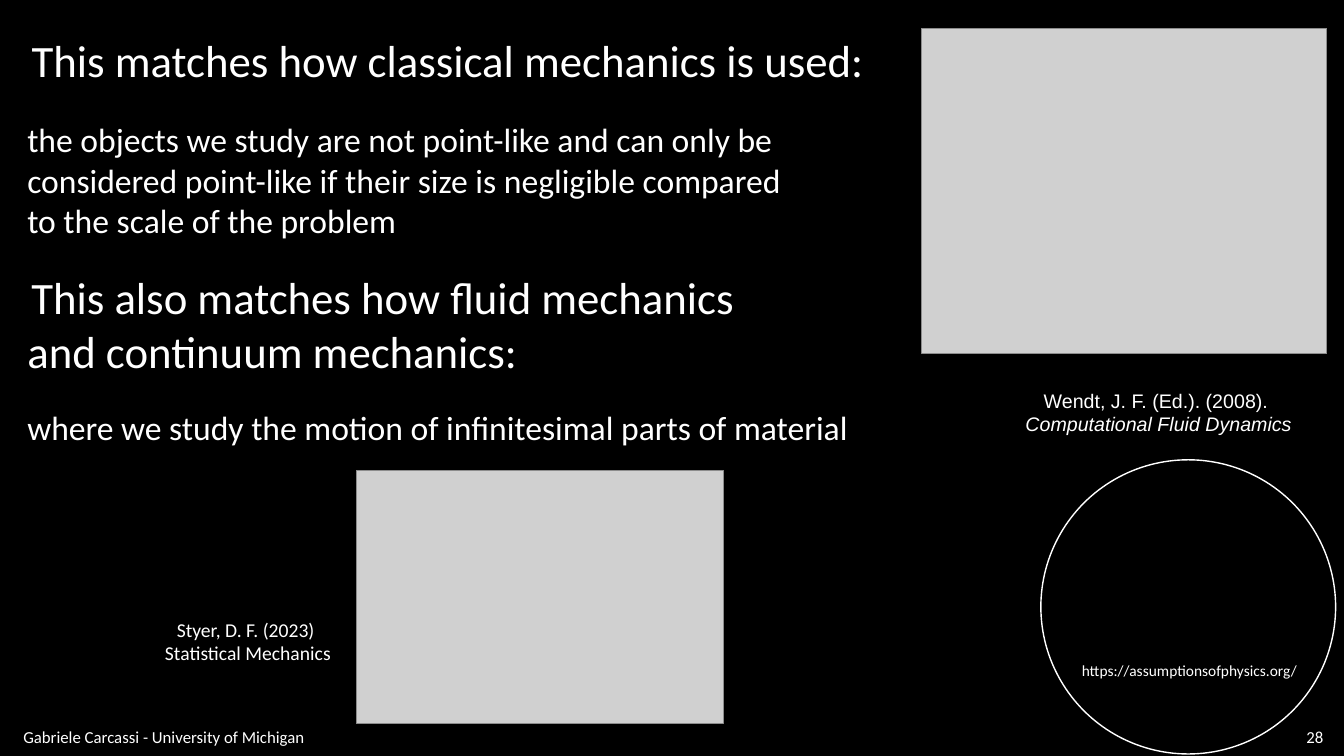
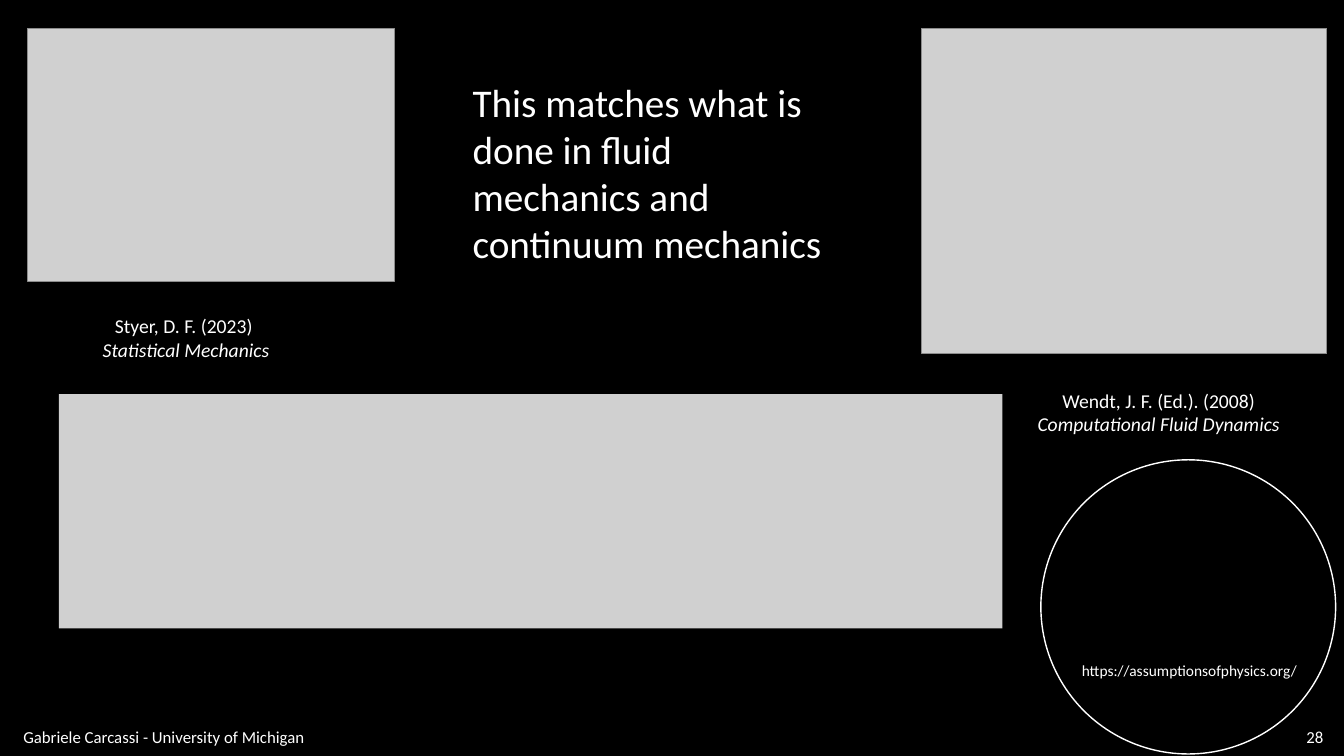
Before and after one commit to assumptionsofphysics/slides, a slide deck: slide 28 of BookCompanions-v2/RP-Class-3.pptx. Drawn at 1344x756 pixels with LibreOffice and Linux fonts; fonts in the diff are those of the drawing; grey boxes stand for pictures; background and template pictures are left out. Boxes give left, top, right and bottom in pixels: in the first picture for what was removed or moved away, otherwise in the second. Text is boxed around its words. In the diff, an @@ line names an element or a change of style, - is before the commit and + after.

```diff
--- a/BookCompanions-v2/RP-Class-3.pptx
+++ b/BookCompanions-v2/RP-Class-3.pptx
@@ picture moved from (x1=357, y1=471, x2=724, y2=724) to (x1=27, y1=28, x2=394, y2=281) @@
@@ text removed at (x1=32, y1=46, x2=863, y2=78) @@
-This matches how classical mechanics is used:
@@ text at (x1=473, y1=89, x2=821, y2=259): text changed; size 32 to 28 pt @@
-This also matches how fluid mechanics
-and continuum mechanics:
+This matches what is done in fluid mechanics and continuum mechanics
@@ text removed at (x1=27, y1=128, x2=781, y2=239) @@
-the objects we study are not point-like and can only be
-considered point-like if their size is negligible compared
-to the scale of the problem
@@ text "Styer, D. F. (2023)" moved from (x1=165, y1=623, x2=330, y2=660) to (x1=103, y1=319, x2=269, y2=357) @@
@@ text at (x1=103, y1=343, x2=269, y2=357): italic on in "Statistical Mechanics" @@
@@ text "Wendt, J. F. (Ed.). (2008)" moved from (x1=1025, y1=393, x2=1291, y2=435) to (x1=1038, y1=394, x2=1280, y2=434) @@
@@ text removed at (x1=27, y1=416, x2=847, y2=446) @@
-where we study the motion of infinitesimal parts of material
@@ picture added at (x1=58, y1=394, x2=1002, y2=628) @@
@@ text at (x1=1038, y1=417, x2=1280, y2=434): font Arial to Calibri in "Computational Fluid Dynamics" @@
@@ text at (x1=1062, y1=394, x2=1255, y2=411): text changed; font Arial to Calibri @@
-Wendt, J. F. (Ed.). (2008).
+Wendt, J. F. (Ed.). (2008)
```
Also in this commit, not shown: 7 other slides changed.
